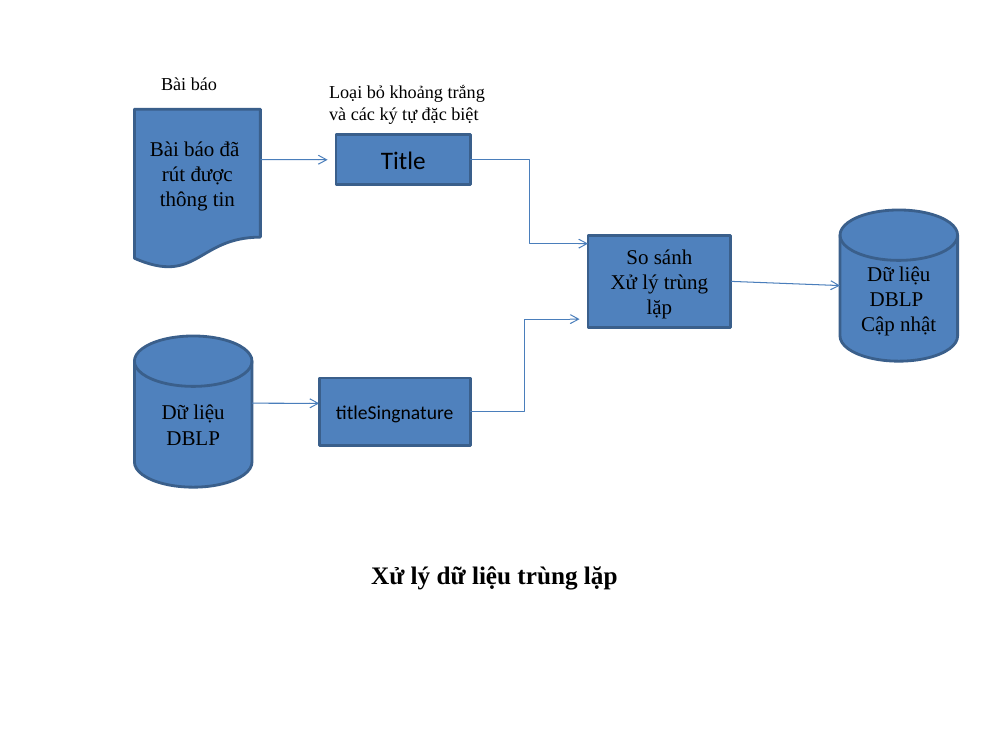
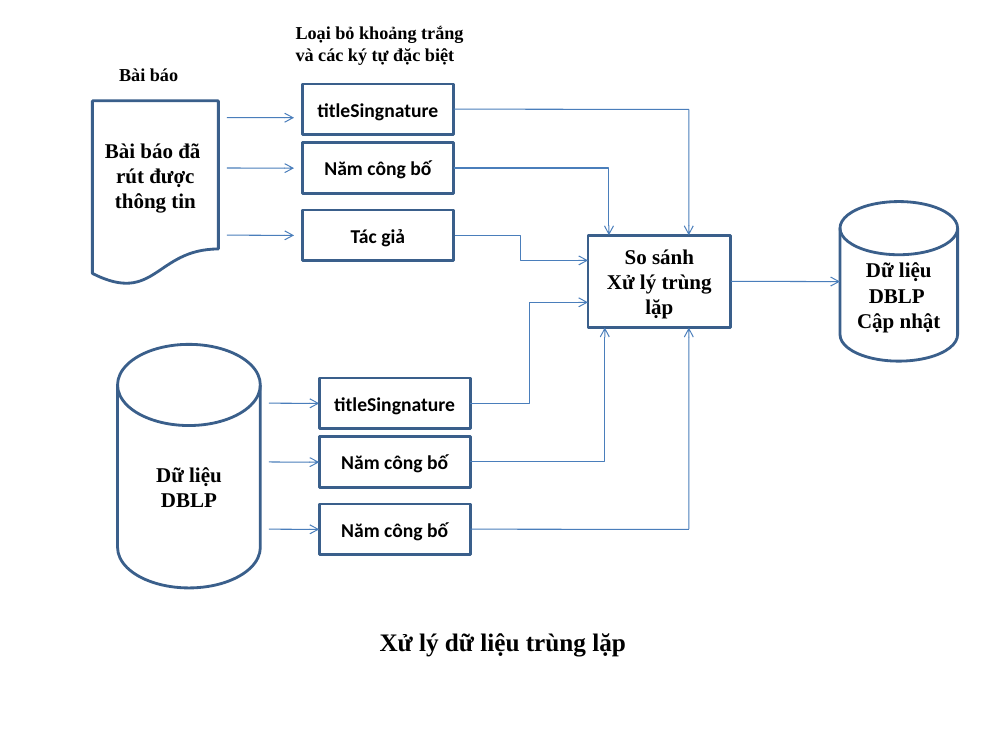
Before and after one commit to tiendv/detaitotnghiep, a slide deck: slide 1 of Report/Xulydulieutrunglap.pptx. Drawn at 1008x756 pixels with LibreOffice and Linux fonts; fonts in the diff are those of the drawing. Boxes give left, top, right and bottom in pixels: in the first picture for what was removed or moved away, otherwise in the second. Text is boxed around its words. In the diff, an @@ line names an element or a change of style, - is before the commit and + after.

```diff
--- a/Report/Xulydulieutrunglap.pptx
+++ b/Report/Xulydulieutrunglap.pptx
@@ text "Loại bỏ khoảng trắng" at box(296, 26, 463, 65): bold on @@
@@ text "Loại bỏ khoảng trắng": place and size @@
-text "Loại bỏ khoảng trắng" at box(329, 85, 485, 124)
+text "Loại bỏ khoảng trắng" at box(296, 26, 463, 65)
@@ text "Bài báo": place and size @@
-text "Bài báo" at box(161, 77, 217, 90)
+text "Bài báo" at box(119, 68, 178, 81)
@@ text "Bài báo" at box(119, 68, 178, 81): bold on @@
@@ rectangle added at box(302, 84, 454, 134), fill #FFFFFF, outline #3A5F8C 2 pt, 14 pt, text #000000, bold @@
+titleSingnature
@@ flow chart document "Bài báo đã rút được ...": place and size @@
-flow chart document "Bài báo đã rút được ..." at box(134, 109, 260, 268)
+flow chart document "Bài báo đã rút được ..." at box(93, 101, 219, 285)
@@ arrow moved from (260, 159) - (328, 160) to (227, 118) - (294, 118) @@
@@ line added from (454, 109) to (688, 110), #4B7EBC 0.75 pt @@
@@ arrow added from (688, 109) to (688, 235), #4B7EBC 0.75 pt @@
@@ rectangle added at box(302, 143, 454, 194), fill #FFFFFF, outline #3A5F8C 2 pt, 14 pt, text #000000, bold @@
+Năm công bố
@@ rectangle removed at box(336, 134, 470, 184) @@
-Title
@@ arrow added from (227, 168) to (294, 168), #4B7EBC 0.75 pt @@
@@ elbow arrow added from (454, 168) to (609, 235), #4B7EBC 0.75 pt @@
@@ cylinder "Dữ liệu": place and size @@
-cylinder "Dữ liệu" at box(840, 210, 958, 361)
+cylinder "Dữ liệu" at box(840, 202, 958, 361)
@@ arrow added from (227, 235) to (294, 236), #4B7EBC 0.75 pt @@
@@ rectangle added at box(302, 210, 454, 260), fill #FFFFFF, outline #3A5F8C 2 pt, 14 pt, text #000000, bold @@
+Tác giả
@@ elbow arrow moved from (471, 159) - (588, 244) to (454, 235) - (588, 260) @@
@@ arrow moved from (731, 281) - (840, 285) to (731, 281) - (840, 281) @@
@@ elbow arrow moved from (471, 411) - (580, 320) to (471, 403) - (588, 302) @@
@@ elbow arrow added from (471, 462) to (605, 328), #4B7EBC 0.75 pt @@
@@ arrow added from (688, 529) to (688, 328), #4B7EBC 0.75 pt @@
@@ bold on; fill #4F81BD to #FFFFFF in 5 elements at box(588, 235, 731, 328), box(840, 202, 958, 361), box(320, 378, 471, 428), box(93, 101, 219, 285), box(118, 345, 261, 589) @@
@@ cylinder "Dữ liệu": place and size @@
-cylinder "Dữ liệu" at box(134, 336, 252, 487)
+cylinder "Dữ liệu" at box(118, 345, 261, 589)
@@ rectangle "titleSingnature": place and size @@
-rectangle "titleSingnature" at box(320, 378, 471, 446)
+rectangle "titleSingnature" at box(320, 378, 471, 428)
@@ arrow moved from (252, 403) - (320, 403) to (269, 403) - (320, 403) @@
@@ rectangle added at box(320, 436, 471, 487), fill #FFFFFF, outline #3A5F8C 2 pt, 14 pt, text #000000, bold @@
+Năm công bố
@@ arrow added from (269, 462) to (320, 463), #4B7EBC 0.75 pt @@
@@ rectangle added at box(320, 504, 471, 554), fill #FFFFFF, outline #3A5F8C 2 pt, 14 pt, text #000000, bold @@
+Năm công bố
@@ arrow added from (269, 529) to (320, 529), #4B7EBC 0.75 pt @@
@@ line added from (471, 529) to (688, 529), #4B7EBC 0.75 pt @@
@@ text "Xử lý dữ liệu trùng ...": place and size @@
-text "Xử lý dữ liệu trùng ..." at box(371, 566, 618, 590)
+text "Xử lý dữ liệu trùng ..." at box(380, 633, 626, 657)
```
Also in this commit, not shown: 3 other files.
